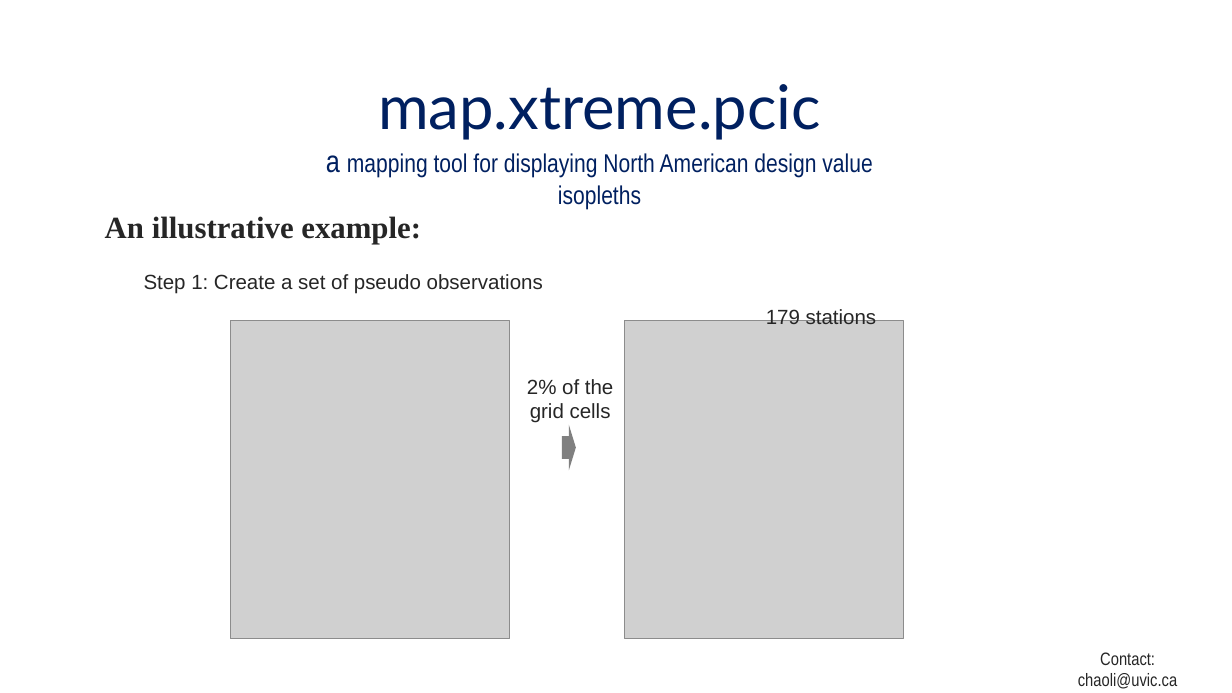
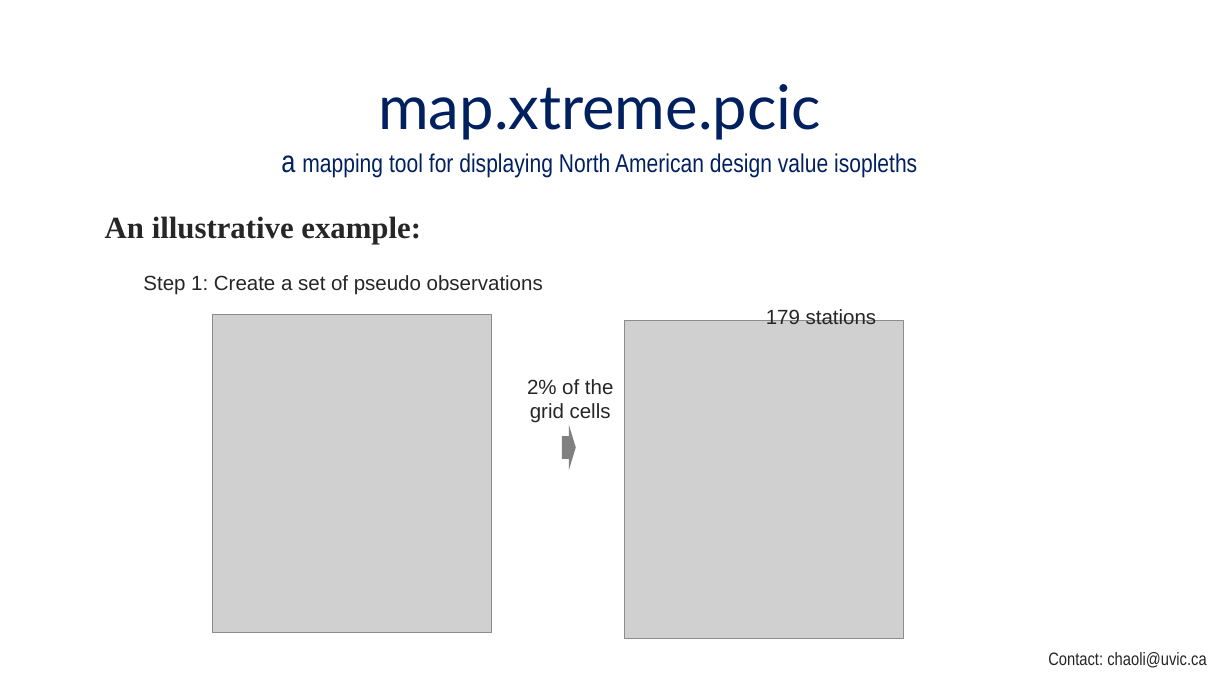
Before and after one commit to pacificclimate/climpyrical, a slide deck: slide 6 of Readme.pptx. Drawn at 1232x693 pixels with LibreOffice and Linux fonts; fonts in the diff are those of the drawing; grey boxes stand for pictures. Boxes give left, top, right and bottom in pixels: in the first picture for what was removed or moved away, otherwise in the second. Text is boxed around its words. In the diff, an @@ line names an element or a change of style, - is before the commit and + after.

```diff
--- a/Readme.pptx
+++ b/Readme.pptx
@@ text "map.xtreme.pcic" rewrapped from bbox=[326, 84, 872, 178] to bbox=[281, 84, 917, 178] @@
@@ picture: place and size @@
-picture at bbox=[230, 321, 509, 639]
+picture at bbox=[213, 314, 492, 632]
@@ text "Contact: chaoli@uvic.ca" rewrapped from bbox=[1078, 652, 1177, 689] to bbox=[1048, 652, 1206, 668] @@
```
Also in this commit, not shown: 9 other slides changed, 4 other files.
